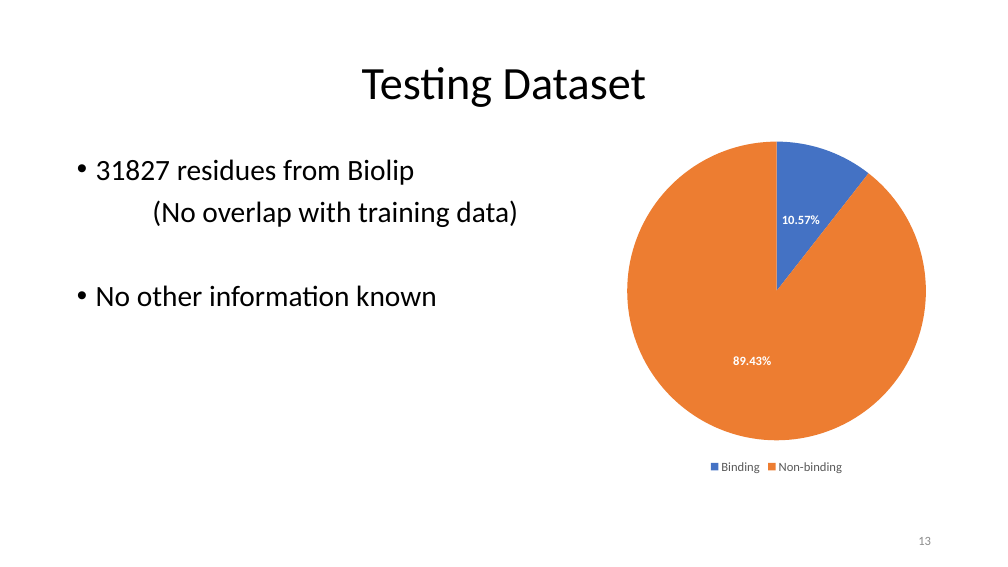
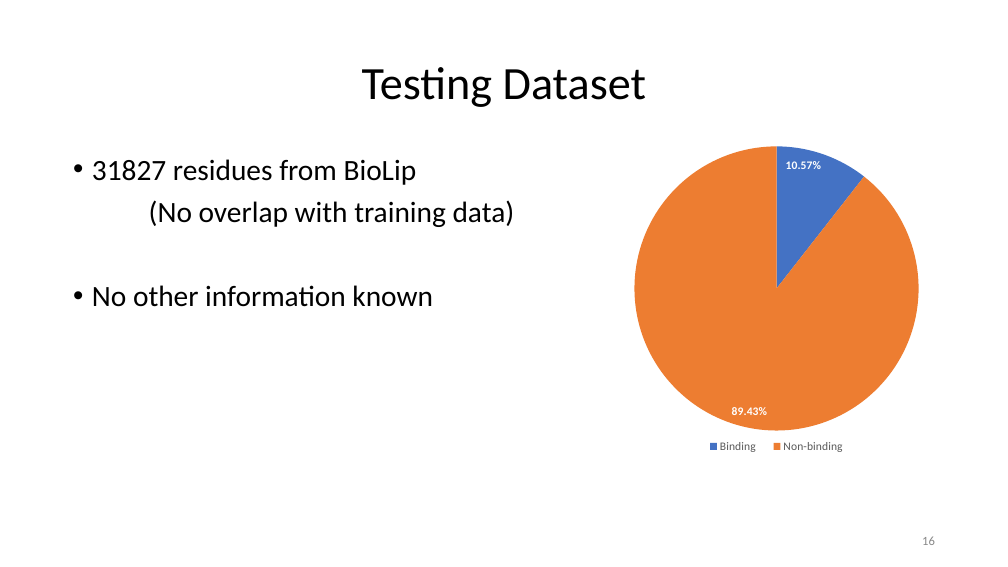
Before and after one commit to paulhager/ProteinPrediction1, a slide deck: slide 16 of BLOSUMscoresComparedToSingleSNAPscores.pptx (slide 13 before the commit). Drawn at 1008x567 pixels with LibreOffice and Linux fonts; fonts in the diff are those of the drawing; background and template pictures are left out. Boxes give left, top, right and bottom in pixels: in the first picture for what was removed or moved away, otherwise in the second. Text is boxed around its words. In the diff, an @@ line names an element or a change of style, - is before the commit and + after.

```diff
--- a/BLOSUMscoresComparedToSingleSNAPscores.pptx
+++ b/BLOSUMscoresComparedToSingleSNAPscores.pptx
@@ pie chart at [633, 145, 921, 460] @@
-categories: Binding, Non-binding
+categories: 1, 2
@@ data labels of Series 1 changed @@
@@ legend changed @@
@@ plot area changed @@
@@ pie chart: place and size @@
-pie chart at [511, 132, 1008, 478]
+pie chart at [633, 145, 921, 460]
@@ text at [92, 159, 417, 185]: text changed @@
-• 31827 residues from Biolip
+• 31827 residues from BioLip
@@ page number removed at [918, 537, 931, 545] @@
-13
@@ page number added at [922, 536, 935, 545], 12 pt, text #888888 @@
+16
```
Also in this commit, not shown: 21 other slides changed, 5 slides added, 1 slide removed, 2 other files.
